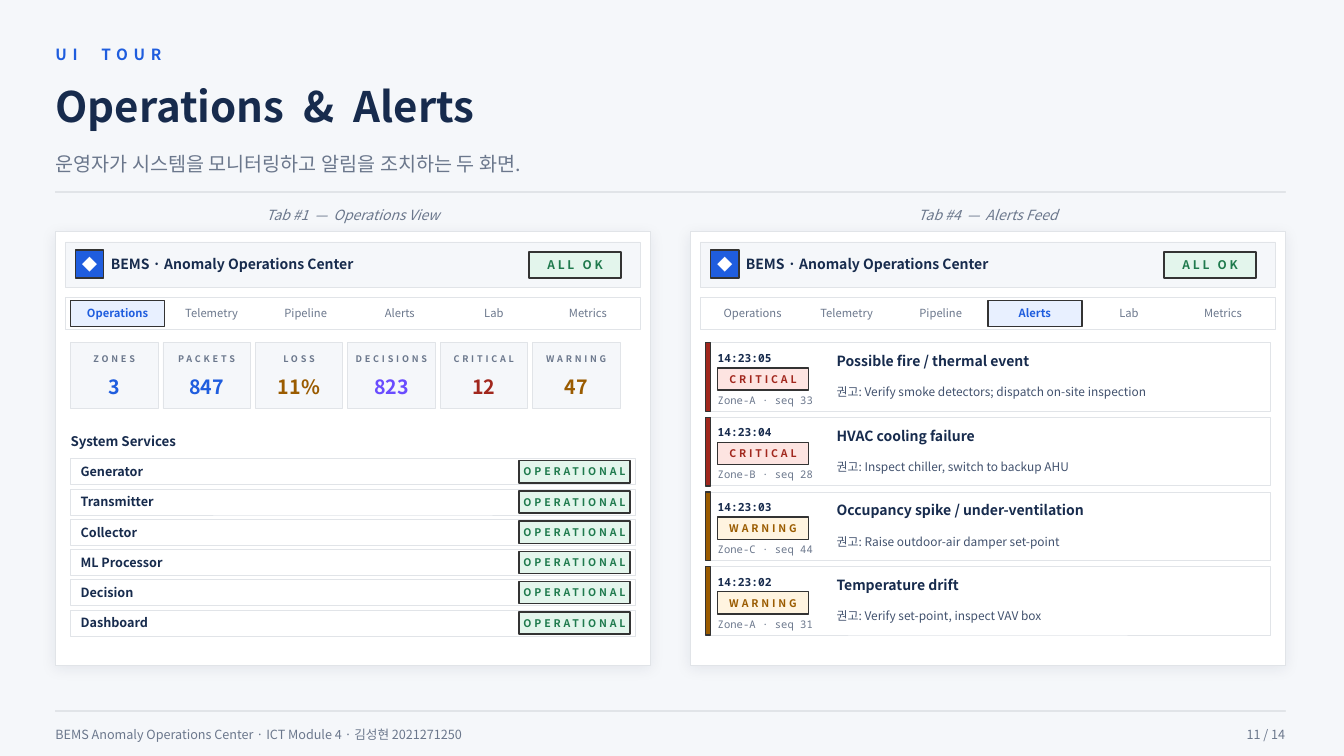
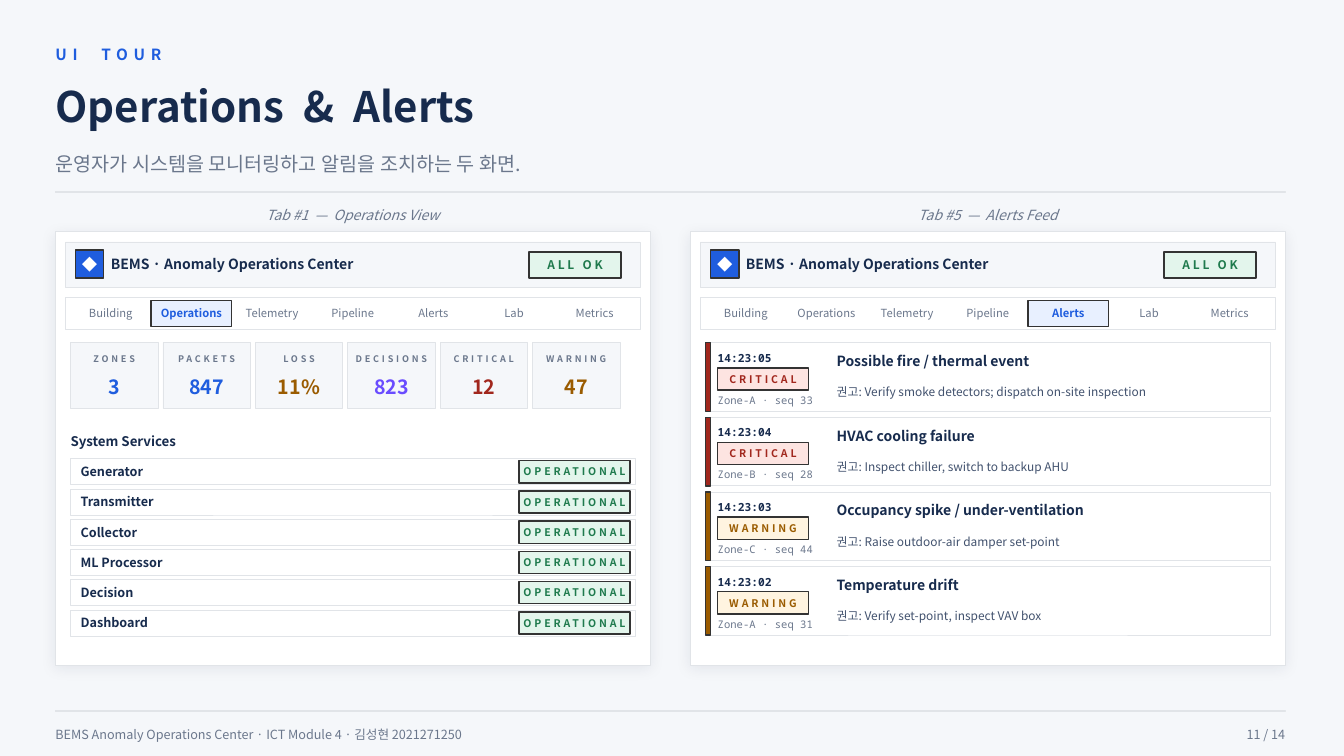
Before and after one commit to SungHyunC/BEMS-Anomaly-Operations-Center, a slide deck: slide 11 of BEMS_Presentation.pptx. Drawn at 1344x756 pixels with LibreOffice and Linux fonts; fonts in the diff are those of the drawing. Boxes give left, top, right and bottom in pixels: in the first picture for what was removed or moved away, otherwise in the second. Text is boxed around its words. In the diff, an @@ line names an element or a change of style, - is before the commit and + after.

```diff
--- a/BEMS_Presentation.pptx
+++ b/BEMS_Presentation.pptx
@@ text at <box>918,209,1058,220</box>: text changed @@
-Tab #4 — Alerts Feed
+Tab #5 — Alerts Feed
@@ text added at <box>89,308,133,320</box>, 8 pt, text #6B778C @@
+Building
@@ text "Operations": place and size @@
-text "Operations" at <box>87,308,148,320</box>
+text "Operations" at <box>161,308,222,320</box>
@@ rectangle: place and size @@
-rectangle at <box>71,300,164,327</box>
+rectangle at <box>151,300,232,327</box>
@@ text "Telemetry": place and size @@
-text "Telemetry" at <box>185,308,238,320</box>
+text "Telemetry" at <box>246,308,299,320</box>
@@ text "Pipeline": place and size @@
-text "Pipeline" at <box>284,308,327,320</box>
+text "Pipeline" at <box>331,308,374,320</box>
@@ text "Alerts": place and size @@
-text "Alerts" at <box>385,308,415,317</box>
+text "Alerts" at <box>418,308,448,317</box>
@@ text "Lab": place and size @@
-text "Lab" at <box>484,308,503,317</box>
+text "Lab" at <box>504,308,523,317</box>
@@ text "Metrics": place and size @@
-text "Metrics" at <box>569,308,607,317</box>
+text "Metrics" at <box>576,308,614,317</box>
@@ text added at <box>724,308,768,320</box>, 8 pt, text #6B778C @@
+Building
@@ text "Operations": place and size @@
-text "Operations" at <box>724,308,782,320</box>
+text "Operations" at <box>797,308,855,320</box>
@@ text "Telemetry": place and size @@
-text "Telemetry" at <box>820,308,873,320</box>
+text "Telemetry" at <box>881,308,934,320</box>
@@ text "Pipeline": place and size @@
-text "Pipeline" at <box>919,308,962,320</box>
+text "Pipeline" at <box>966,308,1009,320</box>
@@ text "Alerts": place and size @@
-text "Alerts" at <box>1019,308,1051,317</box>
+text "Alerts" at <box>1052,308,1084,317</box>
@@ rectangle: place and size @@
-rectangle at <box>988,300,1082,327</box>
+rectangle at <box>1028,300,1109,327</box>
@@ text "Lab": place and size @@
-text "Lab" at <box>1119,308,1138,317</box>
+text "Lab" at <box>1139,308,1158,317</box>
@@ text "Metrics": place and size @@
-text "Metrics" at <box>1204,308,1242,317</box>
+text "Metrics" at <box>1211,308,1249,317</box>
```
Also in this commit, not shown: 4 other slides changed, 13 other files.
